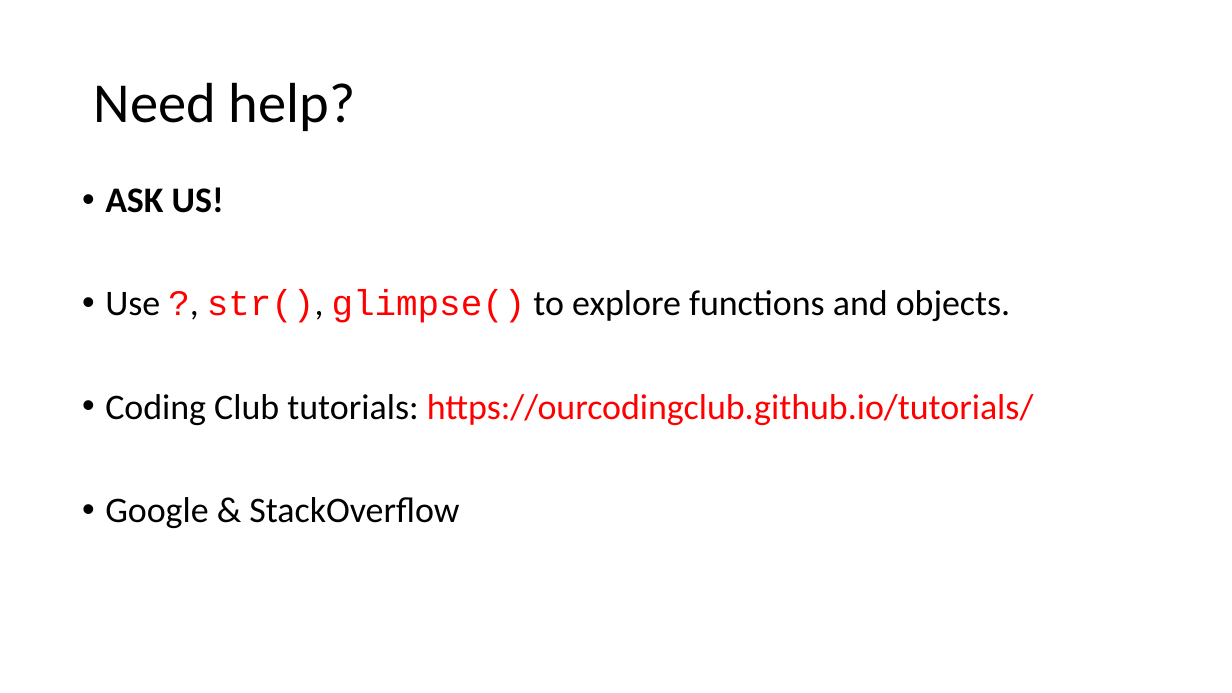
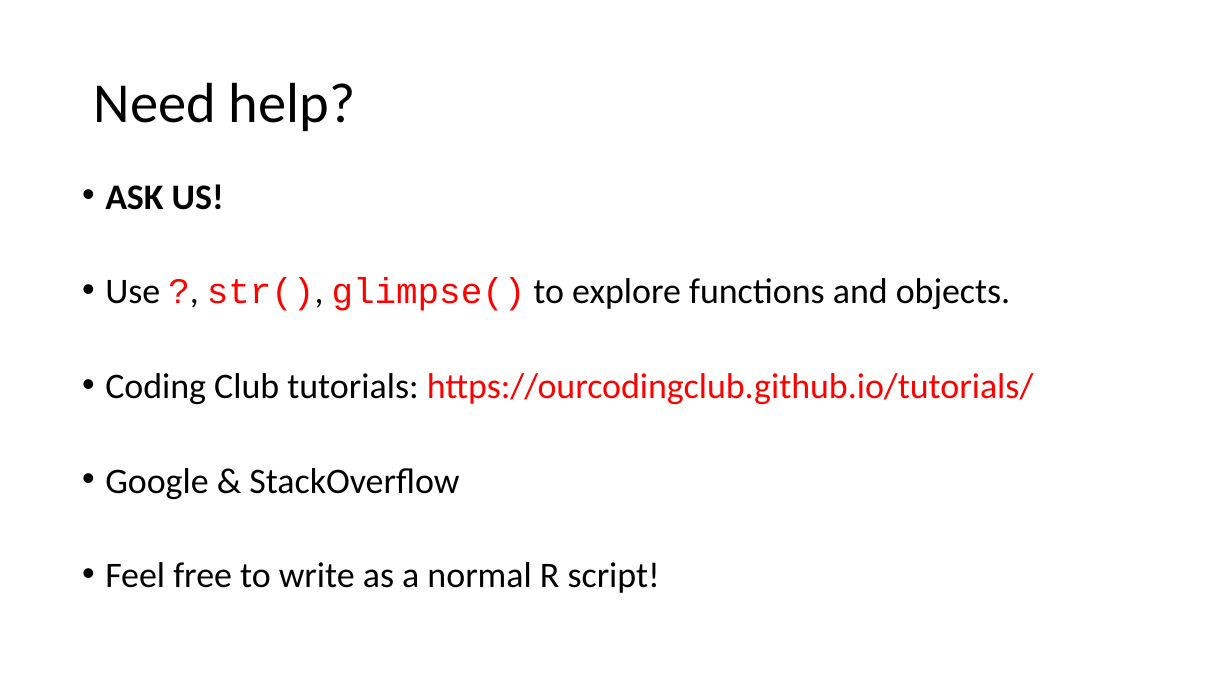
Before and after one commit to susjoh/Intro_to_Stats_in_R, a slide deck: slide 14 of docs/Using R as a Research Tool Pt 2.pptx (slide 10 before the commit). Drawn at 1232x693 pixels with LibreOffice and Linux fonts; fonts in the diff are those of the drawing. Boxes give left, top, right and bottom in pixels: in the first picture for what was removed or moved away, otherwise in the second. Text is boxed around its words. In the diff, an @@ line names an element or a change of style, - is before the commit and + after.

```diff
--- a/docs/Using R as a Research Tool Pt 2.pptx
+++ b/docs/Using R as a Research Tool Pt 2.pptx
@@ text at (105, 184, 1034, 499): line spacing 0.9 to 0.8 @@
@@ text at (105, 562, 660, 593): paragraph added @@
+• Feel free to write as a normal R script!
```
Also in this commit, not shown: 2 other slides changed, 4 slides added, 1 other file.
